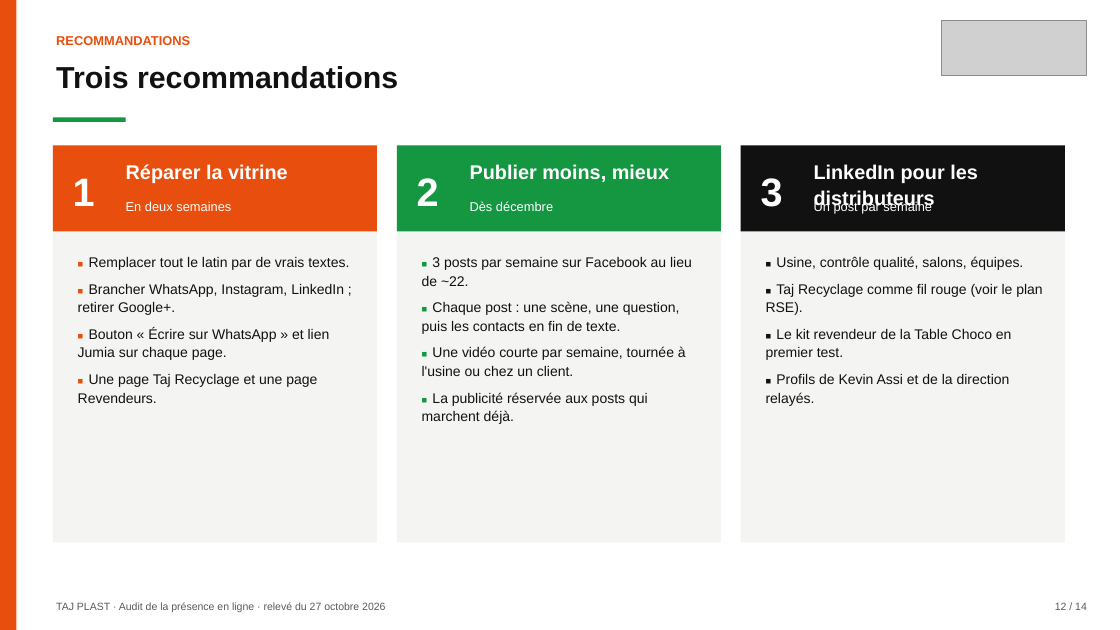
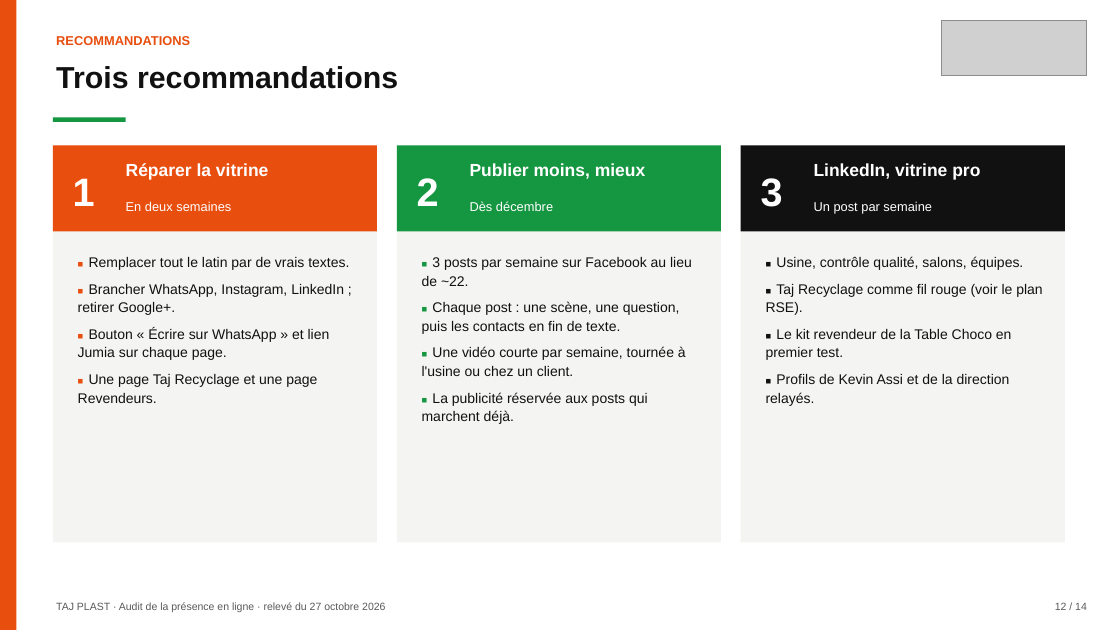
Before and after one commit to leslita06/fatima-unifood-fictif, a slide deck: slide 12 of tmp-tj/261027_tajplast_audit-presence-en-ligne_v1.pptx. Drawn at 1120x630 pixels with LibreOffice and Linux fonts; fonts in the diff are those of the drawing; grey boxes stand for pictures. Boxes give left, top, right and bottom in pixels: in the first picture for what was removed or moved away, otherwise in the second. Text is boxed around its words. In the diff, an @@ line names an element or a change of style, - is before the commit and + after.

Commit message:
tmp

```diff
--- a/tmp-tj/261027_tajplast_audit-presence-en-ligne_v1.pptx
+++ b/tmp-tj/261027_tajplast_audit-presence-en-ligne_v1.pptx
@@ text "Réparer la vitrine" at [126, 163, 268, 180]: size 17 to 15 pt @@
@@ text "Publier moins, mieux" at [470, 163, 646, 179]: size 17 to 15 pt @@
@@ text at [814, 163, 980, 180]: text changed; size 17 to 15 pt @@
-LinkedIn pour les distributeurs
+LinkedIn, vitrine pro
```
Also in this commit, not shown: 3 other slides changed.
